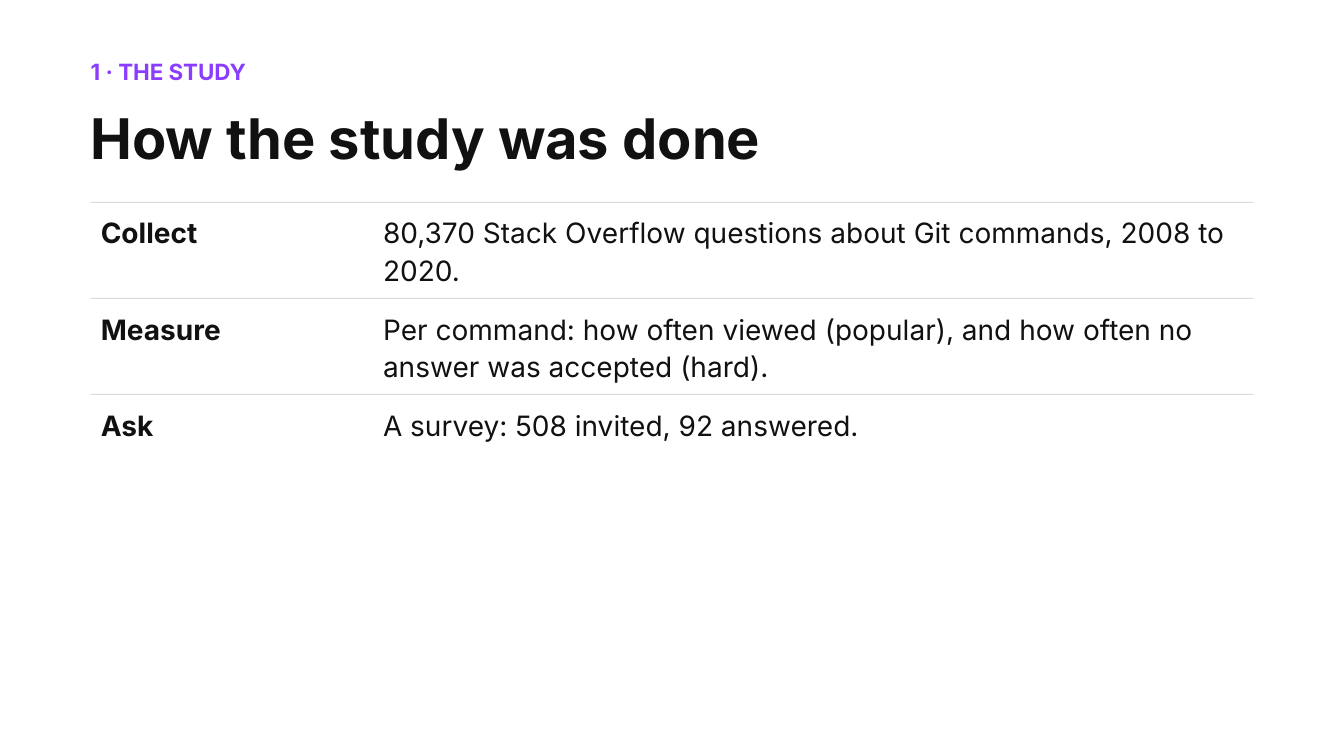
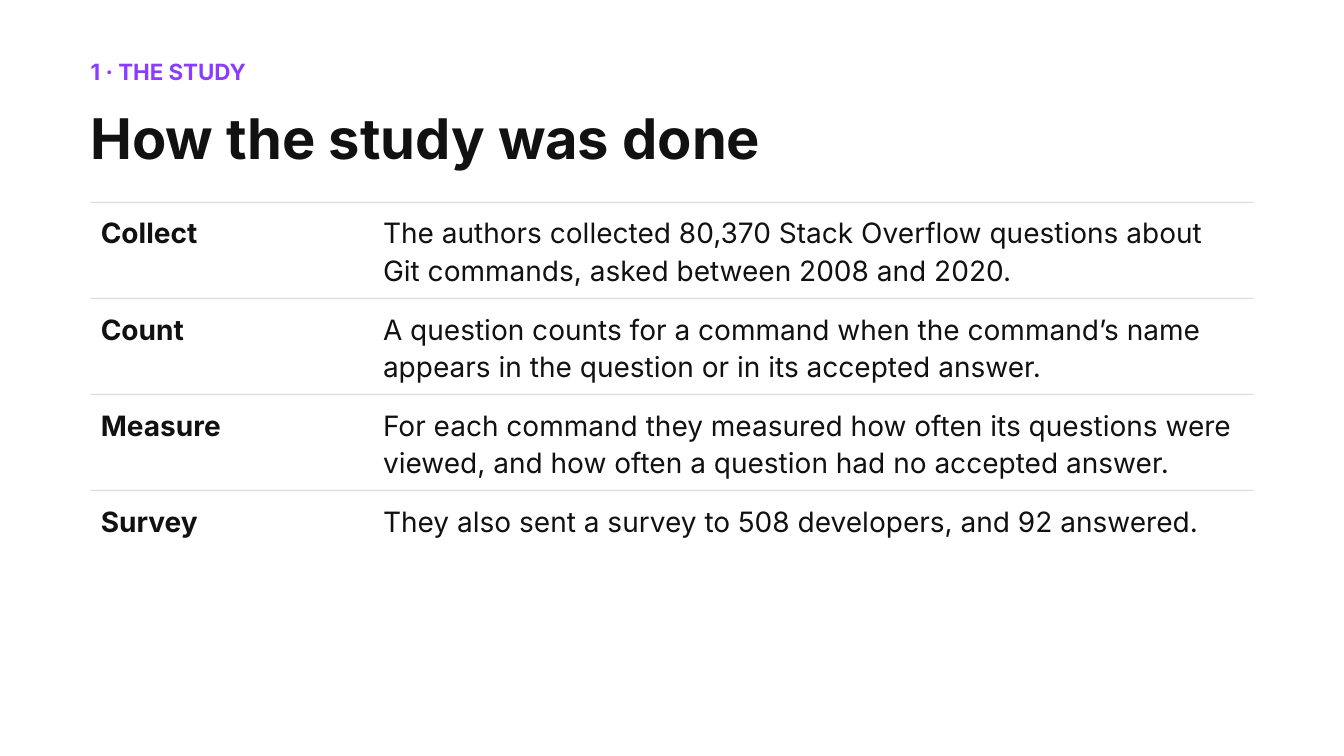
Before and after one commit to shubham3-ucb/cs294-pl, a slide deck: slide 4 of slides/thursday_app.pptx. Drawn at 1344x756 pixels with LibreOffice and Linux fonts; fonts in the diff are those of the drawing. Boxes give left, top, right and bottom in pixels: in the first picture for what was removed or moved away, otherwise in the second. Text is boxed around its words. In the diff, an @@ line names an element or a change of style, - is before the commit and + after.

```diff
--- a/slides/thursday_app.pptx
+++ b/slides/thursday_app.pptx
@@ text at bbox=[383, 221, 1201, 286]: text changed @@
-80,370 Stack Overflow questions about Git commands, 2008 to 2020.
+The authors collected 80,370 Stack Overflow questions about Git commands, asked between 2008 and 2020.
@@ text added at bbox=[101, 319, 184, 341], 20 pt, text #111111, bold @@
+Count
@@ text at bbox=[383, 318, 1200, 383]: text changed @@
-Per command: how often viewed (popular), and how often no answer was accepted (hard).
+A question counts for a command when the command’s name appears in the question or in its accepted answer.
@@ text "Measure": place and size @@
-text "Measure" at bbox=[101, 319, 221, 341]
+text "Measure" at bbox=[101, 415, 221, 437]
@@ text removed at bbox=[101, 415, 154, 437] @@
-Ask
@@ text at bbox=[383, 414, 1231, 479]: text changed @@
-A survey: 508 invited, 92 answered.
+For each command they measured how often its questions were viewed, and how often a question had no accepted answer.
@@ rectangle added at bbox=[91, 490, 1253, 491], fill #D9D9DE @@
@@ text added at bbox=[101, 511, 198, 538], 20 pt, text #111111, bold @@
+Survey
@@ text added at bbox=[383, 511, 1198, 538], 20 pt, text #111111 @@
+They also sent a survey to 508 developers, and 92 answered.
```
Also in this commit, not shown: 17 other slides changed, 1 slide added, 5 slides removed, 30 other files.
